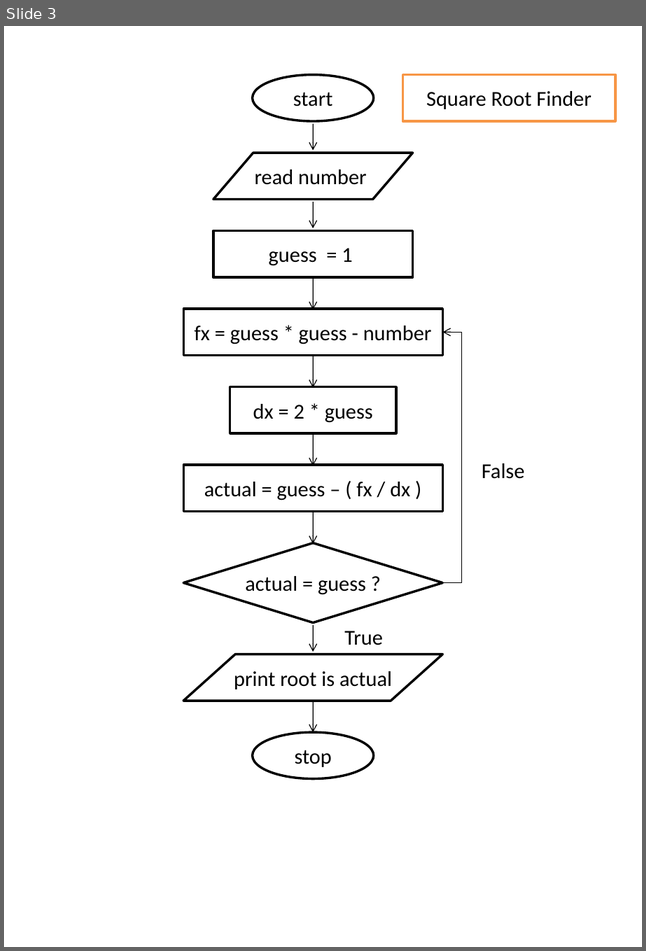
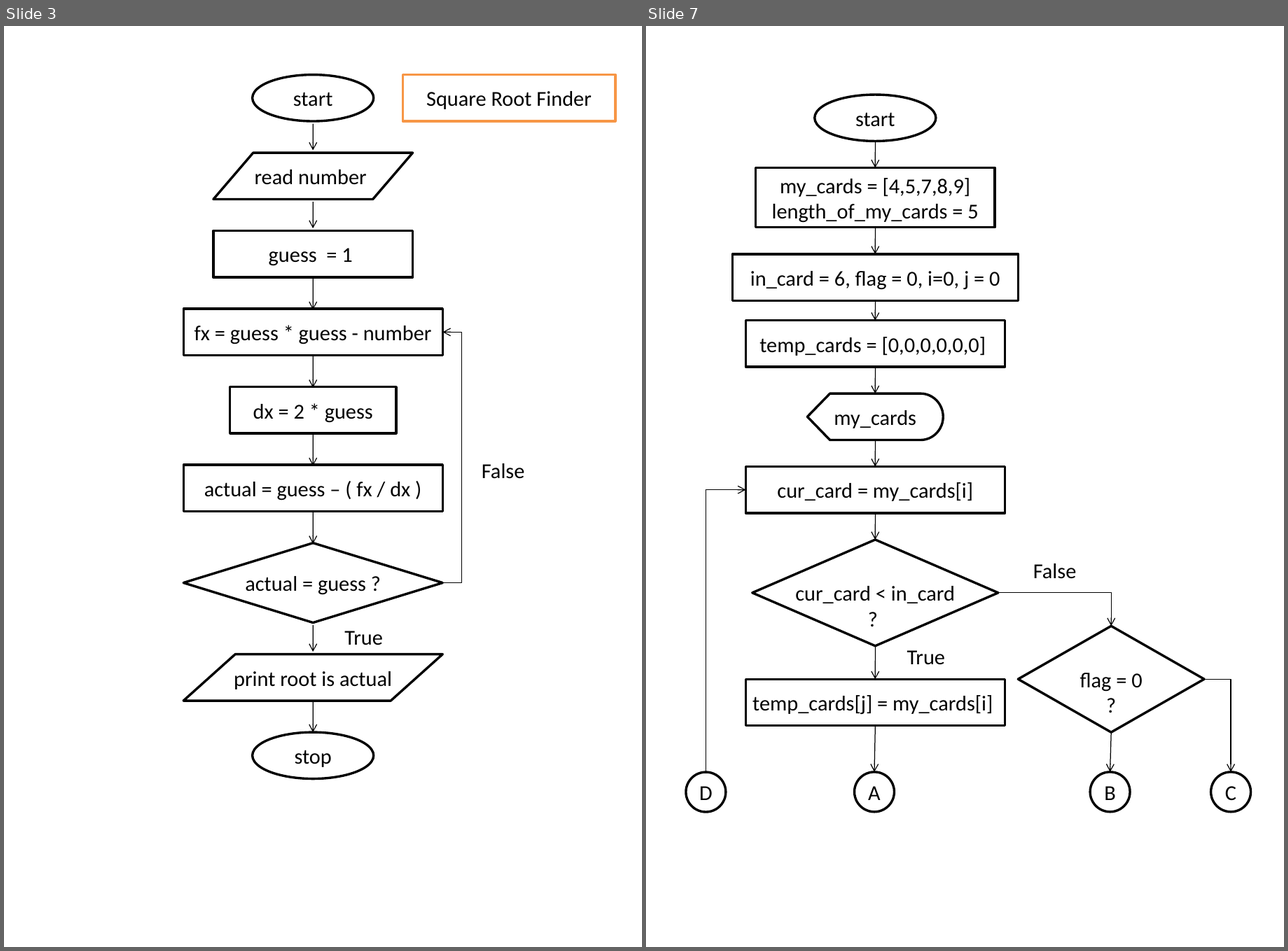
Before and after one commit to rajasekaran36/GE8151-Problem-Solving-and-Python-Programming, a slide deck: Slides/Unit 1/Flow-Charts.pptx. Shown side by side, each under a label of ours: slide 3 before the commit, slides 3 and 7 after it; the slides between them are not shown. The pictures are 646x951 and 1288x951 pixels, drawn with LibreOffice and Linux fonts; fonts in the diff are those of the drawing. Boxes give left, top, right and bottom in pixels: in the first picture for what was removed or moved away, otherwise in the second. Text is boxed around its words. In the diff, an @@ line names an element or a change of style, - is before the commit and + after.

```diff
--- a/Slides/Unit 1/Flow-Charts.pptx
+++ b/Slides/Unit 1/Flow-Charts.pptx
@@ slide 7 added at <box>646,26,1284,947</box>, background #FFFFFF @@
@@ ellipse added at <box>815,95,936,141</box>, fill #FFFFFF, outline #000000 2 pt, 18 pt, text #000000 @@
+start
@@ arrow added from (876, 141) to (875, 168), #000000 0.75 pt @@
@@ rectangle added at <box>756,168,995,228</box>, fill #FFFFFF, outline #000000 2 pt, 18 pt, text #000000 @@
+my_cards = [4,5,7,8,9]
+length_of_my_cards = 5
@@ arrow added from (876, 228) to (875, 254), #000000 0.75 pt @@
@@ rectangle added at <box>733,254,1018,300</box>, fill #FFFFFF, outline #000000 2 pt, 18 pt, text #000000 @@
+in_card = 6, flag = 0, i=0, j = 0
@@ arrow added from (876, 300) to (875, 320), #000000 0.75 pt @@
@@ rectangle added at <box>745,320,1005,367</box>, fill #FFFFFF, outline #000000 2 pt, 18 pt, text #000000 @@
+temp_cards = [0,0,0,0,0,0]
@@ arrow added from (876, 367) to (875, 394), #000000 0.75 pt @@
@@ flow chart display added at <box>808,394,944,440</box>, fill #FFFFFF, outline #000000 2 pt, 18 pt, text #000000 @@
+my_cards
@@ arrow added from (876, 440) to (875, 466), #000000 0.75 pt @@
@@ rectangle added at <box>745,466,1005,513</box>, fill #FFFFFF, outline #000000 2 pt, 18 pt, text #000000 @@
+cur_card = my_cards[i]
@@ elbow arrow added from (705, 772) to (745, 490), #000000 0.75 pt @@
@@ arrow added from (876, 513) to (875, 540), #000000 0.75 pt @@
@@ diamond added at <box>752,540,998,646</box>, fill #FFFFFF, outline #000000 2 pt, 18 pt, text #000000 @@
+cur_card < in_card
+?
@@ text added at <box>1033,564,1076,579</box>, 18 pt, text #000000 @@
+False
@@ elbow arrow added from (998, 593) to (1111, 627), #000000 0.75 pt @@
@@ diamond added at <box>1018,627,1204,732</box>, fill #FFFFFF, outline #000000 2 pt, 18 pt, text #000000 @@
+flag = 0
+?
@@ arrow added from (876, 646) to (875, 679), #000000 0.75 pt @@
@@ text added at <box>907,650,946,665</box>, 18 pt, text #000000 @@
+True
@@ rectangle added at <box>745,679,1005,726</box>, fill #FFFFFF, outline #000000 2 pt, 18 pt, text #000000 @@
+temp_cards[j] = my_cards[i]
@@ elbow arrow added from (1204, 679) to (1231, 772), #000000 0.75 pt @@
@@ arrow added from (876, 726) to (874, 772), #000000 0.75 pt @@
@@ arrow added from (1111, 732) to (1109, 772), #000000 0.75 pt @@
@@ ellipse added at <box>686,772,726,813</box>, fill #FFFFFF, outline #000000 2 pt, 18 pt, text #000000 @@
+D
@@ ellipse added at <box>855,772,894,811</box>, fill #FFFFFF, outline #000000 2 pt, 18 pt, text #000000 @@
+A
@@ ellipse added at <box>1090,772,1130,811</box>, fill #FFFFFF, outline #000000 2 pt, 18 pt, text #000000 @@
+B
@@ ellipse added at <box>1211,772,1251,811</box>, fill #FFFFFF, outline #000000 2 pt, 18 pt, text #000000 @@
+C
```
Also in this commit, not shown: 1 slide changed, 3 other slides added, 8 other files.
